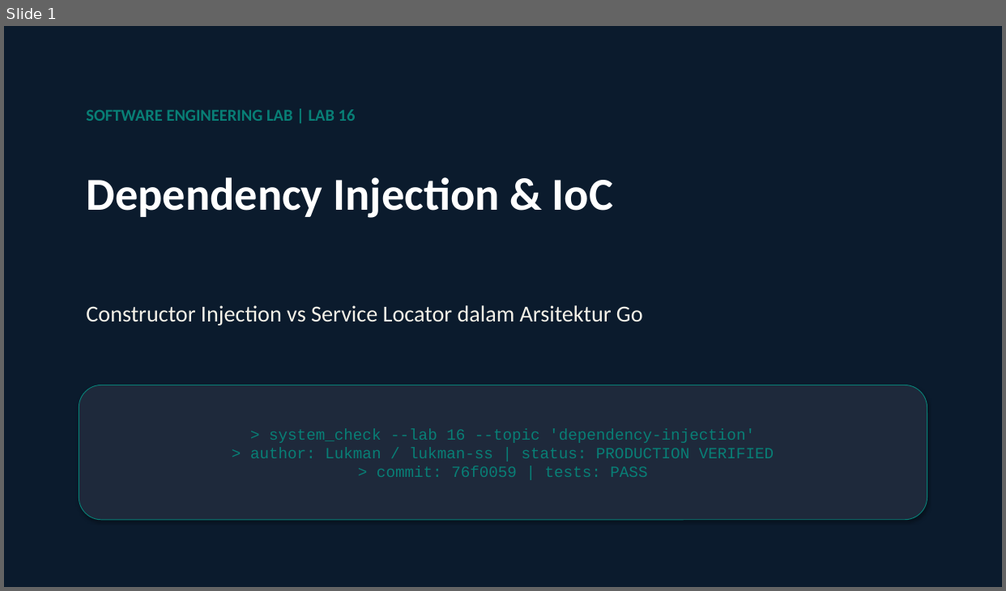
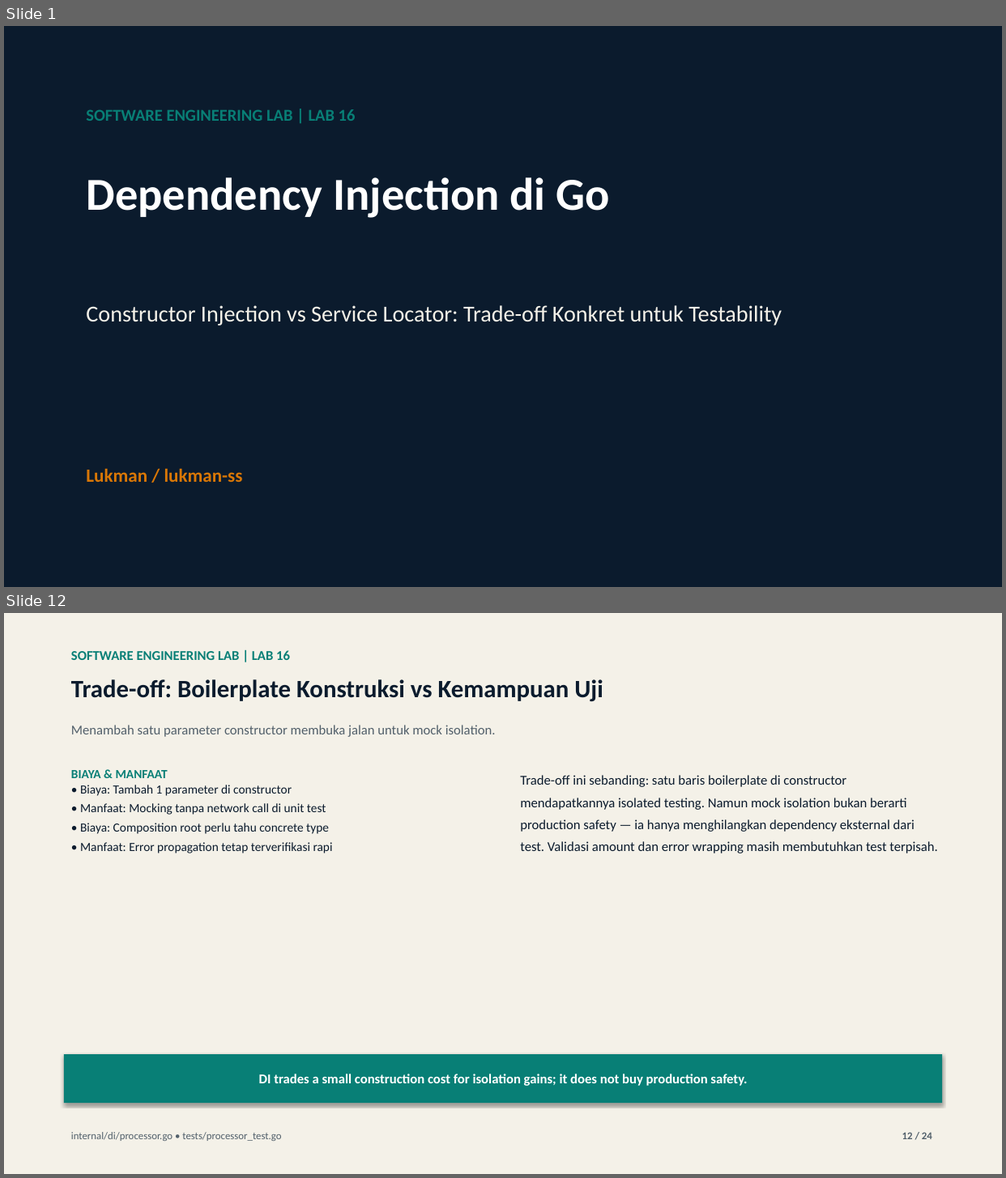
Before and after one commit to lukman-ss/software-engineering-lab, a slide deck: labs/16-dependency-injection/result/linkedin/lab-16-dependency-injection-carousel.pptx. Shown one above the other, each under a label of ours: slide 1 before the commit, slides 1 and 12 after it; the slides between them are not shown. The pictures are 1006x591 and 1006x1178 pixels, drawn with LibreOffice and Linux fonts; fonts in the diff are those of the drawing. Boxes give left, top, right and bottom in pixels: in the first picture for what was removed or moved away, otherwise in the second. Text is boxed around its words. In the diff, an @@ line names an element or a change of style, - is before the commit and + after.

Commit message:
feat(16-dependency-injection): publish carousel presentation, articles, and media deliverables
Complete publication package for Lab 16 (Dependency Injection):
Topic: Constructor Injection vs Service Locator: A Concrete Trade-off for Testability

- Carousel Deck: 24-slide visual storytelling deck in PDF and editable PPTX format
- Cover Artworks: Dual-language CRT covers (ID & EN 1920x1080 PNG)
- Technical Articles: Dev.to markdown draft and Medium HTML publication
- Reproducible Source: Defined via content_def.py with strict quality gates
- Claim Boundaries: Grounded in lab test assertions without exaggerated production claims

```diff
--- a/labs/16-dependency-injection/result/linkedin/lab-16-dependency-injection-carousel.pptx
+++ b/labs/16-dependency-injection/result/linkedin/lab-16-dependency-injection-carousel.pptx
@@ slide 12 added at (4,613,1002,1174), background #FFFFFF @@
@@ rectangle added at (4,613,1002,1174), fill #F4F1E8 @@
@@ text added at (71,650,290,660), 13 pt, text #087F76, bold @@
+SOFTWARE ENGINEERING LAB | LAB 16
@@ text added at (71,679,603,702), 24 pt, text #0B1B2D, bold @@
+Trade-off: Boilerplate Konstruksi vs Kemampuan Uji
@@ text added at (71,725,496,737), 13 pt, text #52606B @@
+Menambah satu parameter constructor membuka jalan untuk mock isolation.
@@ text added at (71,770,333,854), 12 pt, text #0B1B2D @@
+BIAYA & MANFAAT
+• Biaya: Tambah 1 parameter di constructor
+• Manfaat: Mocking tanpa network call di unit test
+• Biaya: Composition root perlu tahu concrete type
+• Manfaat: Error propagation tetap terverifikasi rapi
@@ text added at (520,775,937,854), 13 pt, text #0B1B2D @@
+Trade-off ini sebanding: satu baris boilerplate di constructor mendapatkannya isolated testing. Namun mock isolation bukan berarti production safety — ia hanya menghilangkan dependency eksternal dari test. Validasi amount dan error wrapping masih membutuhkan test terpisah.
@@ rectangle added at (64,1054,942,1103), fill #087F76, 13 pt, text #FFFFFF, bold @@
+DI trades a small construction cost for isolation gains; it does not buy production safety.
@@ text added at (71,1132,281,1141), 10 pt, text #52606B @@
+internal/di/processor.go • tests/processor_test.go
@@ text added at (902,1132,932,1139), 10 pt, text #52606B, bold @@
+12 / 24
@@ slide 1 changed as well @@
@@ text at (86,177,609,218): text changed @@
-Dependency Injection & IoC
+Dependency Injection di Go
@@ text at (86,305,782,326): text changed @@
-Constructor Injection vs Service Locator dalam Arsitektur Go
+Constructor Injection vs Service Locator: Trade-off Konkret untuk Testability
@@ text "Lukman / lukman-ss": place and size @@
-text "Lukman / lukman-ss" at (79,386,927,520)
+text "Lukman / lukman-ss" at (86,468,243,482)
@@ text "Lukman / lukman-ss" at (86,468,243,482): vertical alignment middle to top; fill #1E293B to none; outline #087F76 0.75 pt to none; shadow off @@
@@ text at (86,468,243,482): text changed; size 15 to 18 pt; font Courier New to Calibri; text colour #087F76 to #D97706; bold on @@
-> system_check --lab 16 --topic 'dependency-injection'
-> author: Lukman / lukman-ss | status: PRODUCTION VERIFIED
-> commit: 76f0059 | tests: PASS
+Lukman / lukman-ss
```
Also in this commit, not shown: 20 other slides changed, 2 other slides added, 3 slides removed, 9 other files.
